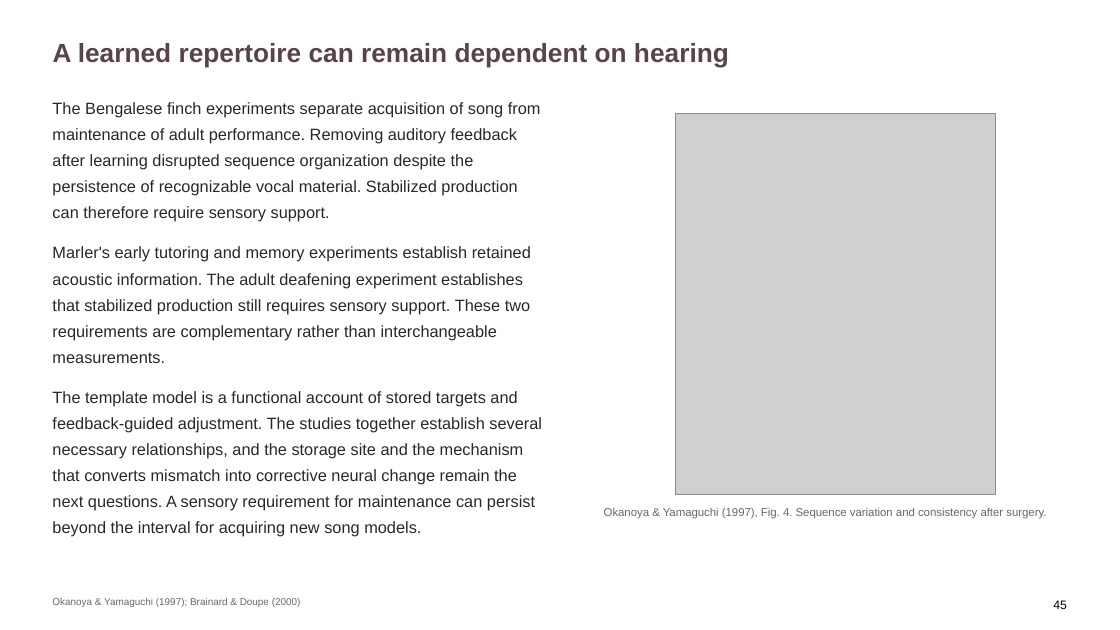
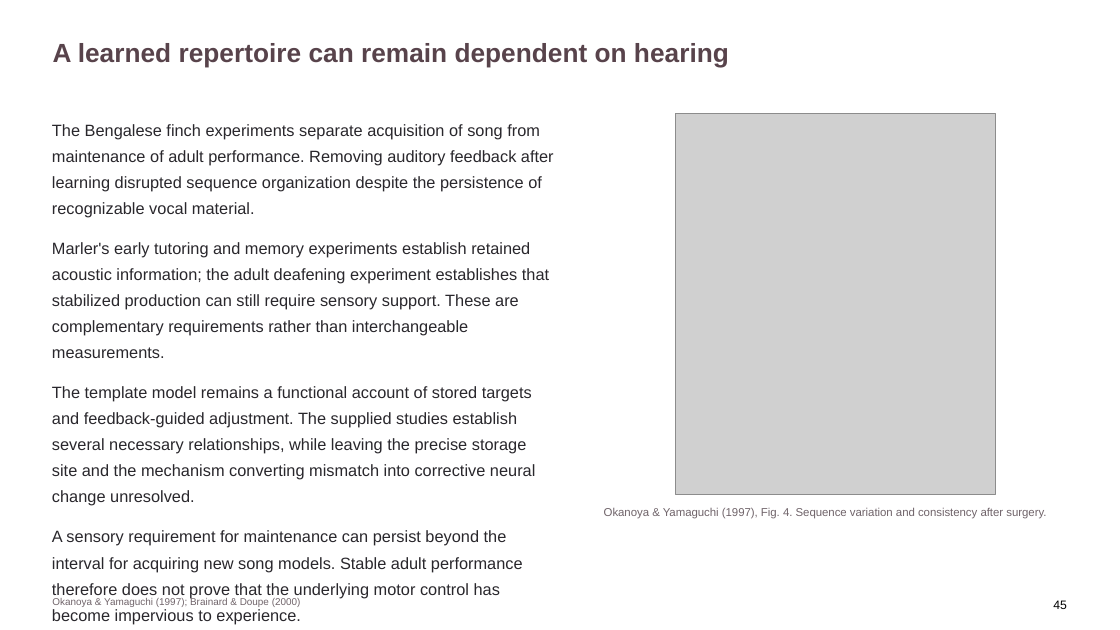
Before and after one commit to jordanxxlopez/NEUROETHOLOGY, a slide deck: slide 59 of scaffolded/Neuroethology_Lecture33_FA2026_SCAFFOLDED.pptx. Drawn at 1120x630 pixels with LibreOffice and Linux fonts; fonts in the diff are those of the drawing; grey boxes stand for pictures. Boxes give left, top, right and bottom in pixels: in the first picture for what was removed or moved away, otherwise in the second. Text is boxed around its words. In the diff, an @@ line names an element or a change of style, - is before the commit and + after.

```diff
--- a/scaffolded/Neuroethology_Lecture33_FA2026_SCAFFOLDED.pptx
+++ b/scaffolded/Neuroethology_Lecture33_FA2026_SCAFFOLDED.pptx
@@ text at <box>52,124,554,624</box>: text changed @@
-The Bengalese finch experiments separate acquisition of song from maintenance of adult performance. Removing auditory feedback after learning disrupted sequence organization despite the persistence of recognizable vocal material. Stabilized production can therefore require sensory support.
-Marler's early tutoring and memory experiments establish retained acoustic information. The adult deafening experiment establishes that stabilized production still requires sensory support. These two requirements are complementary rather than interchangeable measurements.
-The template model is a functional account of stored targets and feedback-guided adjustment. The studies together establish several necessary relationships, and the storage site and the mechanism that converts mismatch into corrective neural change remain the next questions. A sensory requirement for maintenance can persist beyond the interval for acquiring new song models.
+The Bengalese finch experiments separate acquisition of song from maintenance of adult performance. Removing auditory feedback after learning disrupted sequence organization despite the persistence of recognizable vocal material.
+Marler's early tutoring and memory experiments establish retained acoustic information; the adult deafening experiment establishes that stabilized production can still require sensory support. These are complementary requirements rather than interchangeable measurements.
+The template model remains a functional account of stored targets and feedback-guided adjustment. The supplied studies establish several necessary relationships, while leaving the precise storage site and the mechanism converting mismatch into corrective neural change unresolved.
+A sensory requirement for maintenance can persist beyond the interval for acquiring new song models. Stable adult performance therefore does not prove that the underlying motor control has become impervious to experience.
```
Also in this commit, not shown: 57 other slides changed, 8 other files.
